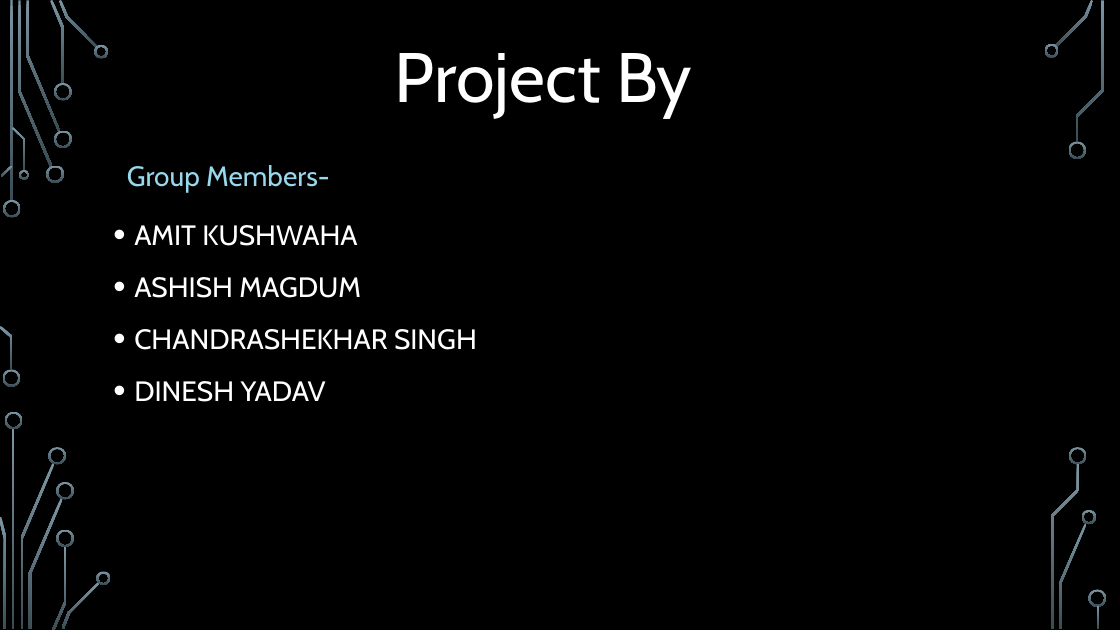
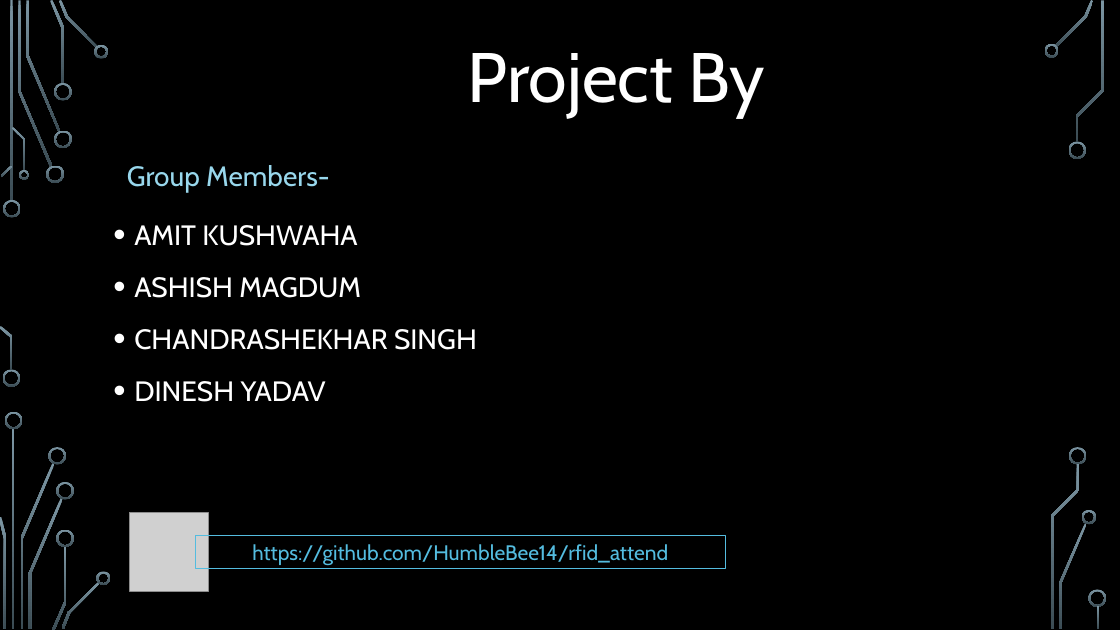
Before and after one commit to HumbleBee14/Raspberry-Pi-Python-RFID-Smart-Attendance-Management, a slide deck: slide 2 of MiniProjectPresentation.pptx. Drawn at 1120x630 pixels with LibreOffice and Linux fonts; fonts in the diff are those of the drawing; grey boxes stand for pictures; background and template pictures are left out. Boxes give left, top, right and bottom in pixels: in the first picture for what was removed or moved away, otherwise in the second. Text is boxed around its words. In the diff, an @@ line names an element or a change of style, - is before the commit and + after.

```diff
--- a/MiniProjectPresentation.pptx
+++ b/MiniProjectPresentation.pptx
@@ text "Project By" at (468, 53, 765, 118): alignment left to centre @@
@@ picture added at (130, 513, 208, 591) @@
@@ rectangle added at (195, 535, 725, 569), outline #54BCDF 0.75 pt, 18 pt, text #54BCDF @@
+https://github.com/HumbleBee14/rfid_attend
```
Also in this commit, not shown: 5 other slides changed.
